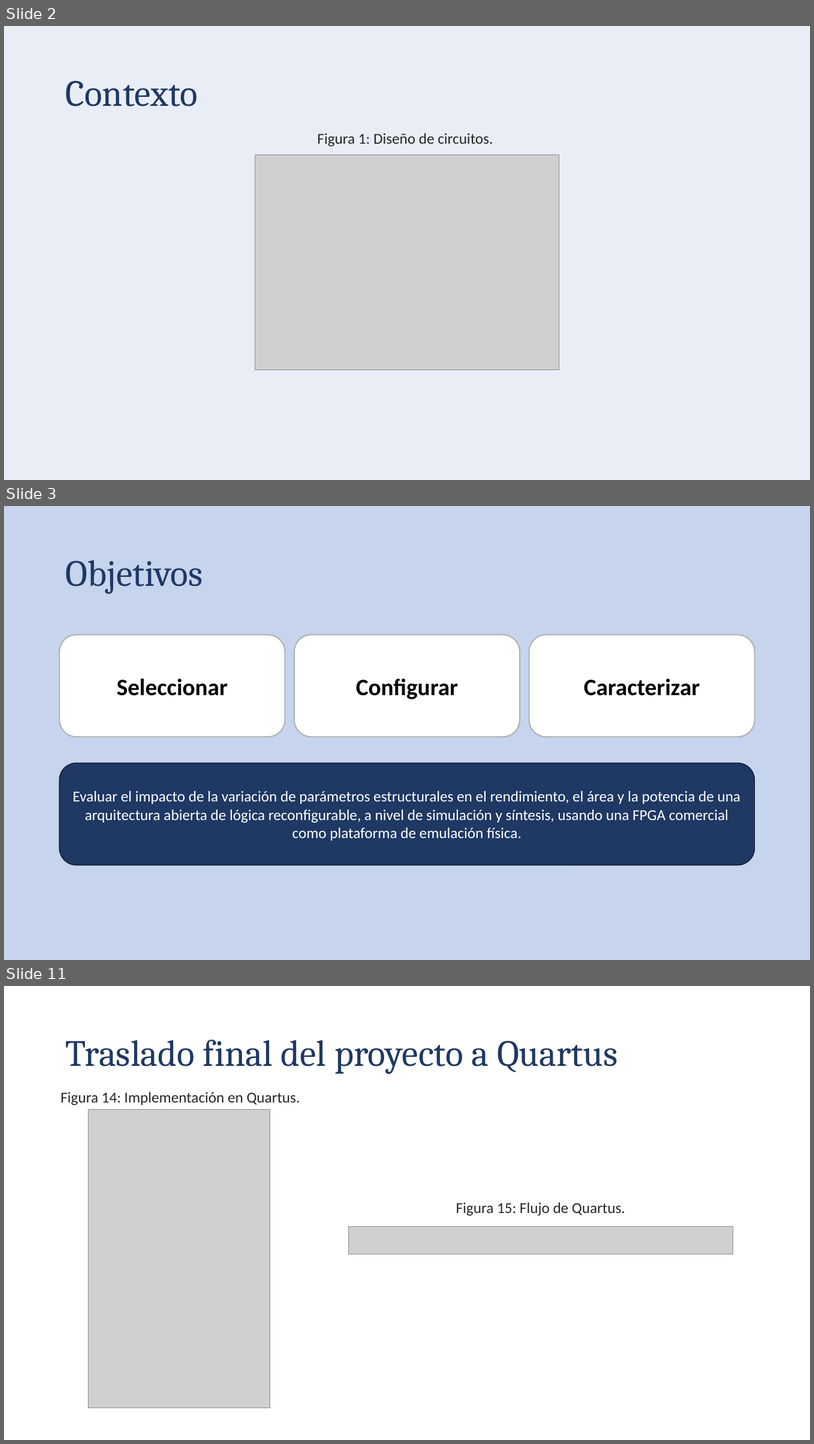
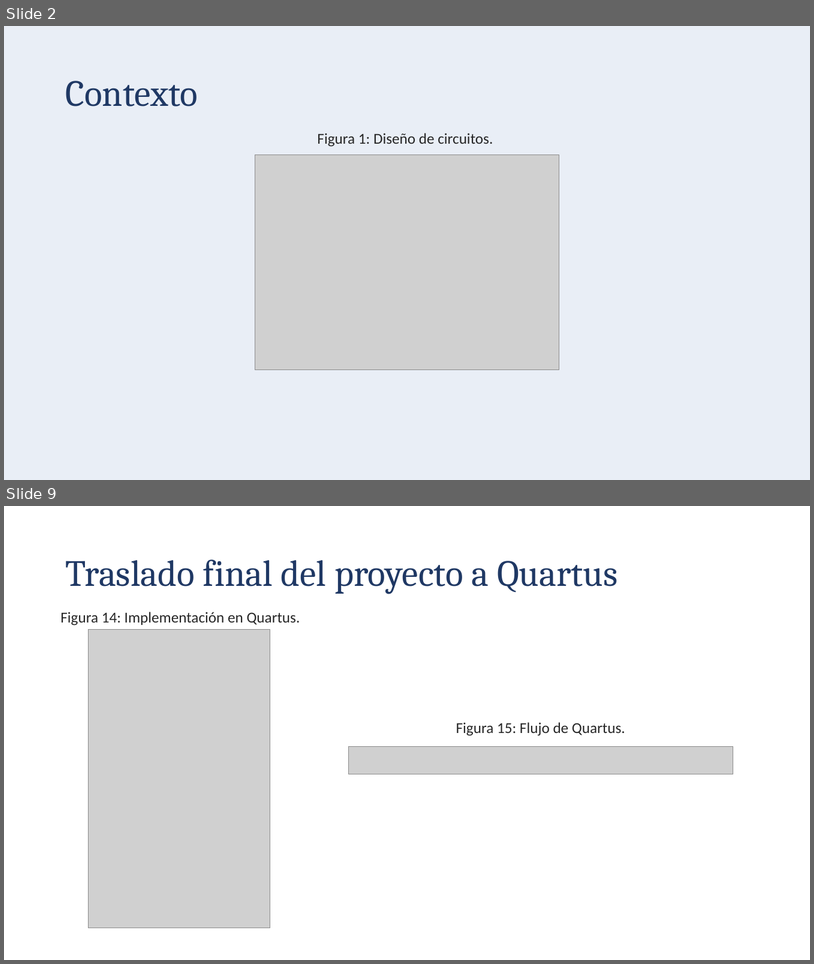
Before and after one commit to Lsandiquesada/TFG_Luis_Diego, a slide deck: Implementacion prueba de concepto FPGA Final.pptx. Shown one above the other, each under a label of ours: slides 2, 3 and 11 before the commit, slides 2 and 9 after it; the slides between them are not shown. The pictures are 814x1444 and 814x964 pixels, drawn with LibreOffice and Linux fonts; fonts in the diff are those of the drawing; grey boxes stand for pictures. Boxes give left, top, right and bottom in pixels: in the first picture for what was removed or moved away, otherwise in the second. Text is boxed around its words. In the diff, an @@ line names an element or a change of style, - is before the commit and + after.

```diff
--- a/Implementacion prueba de concepto FPGA Final.pptx
+++ b/Implementacion prueba de concepto FPGA Final.pptx
@@ slide 3 removed at (4,506,810,960), background #FFFFFF @@
@@ rectangle removed at (4,506,810,960) @@
@@ title removed at (65,560,203,594) @@
-Objetivos
@@ rounded rectangle removed at (60,635,285,737) @@
-Seleccionar
@@ rounded rectangle removed at (294,635,520,737) @@
-Configurar
@@ rounded rectangle removed at (530,635,755,737) @@
-Caracterizar
@@ rounded rectangle removed at (60,763,755,865) @@
-Evaluar el impacto de la variación de parámetros estructurales en el rendimiento, el área y la potencia de una arquitectura abierta de lógica reconfigurable, a nivel de simulación y síntesis, usando una FPGA comercial como plataforma de emulación física.
@@ what was slide 11 is now slide 9 @@
```
Also in this commit, not shown: 4 slides changed, 3 slides added, 5 other slides removed.
